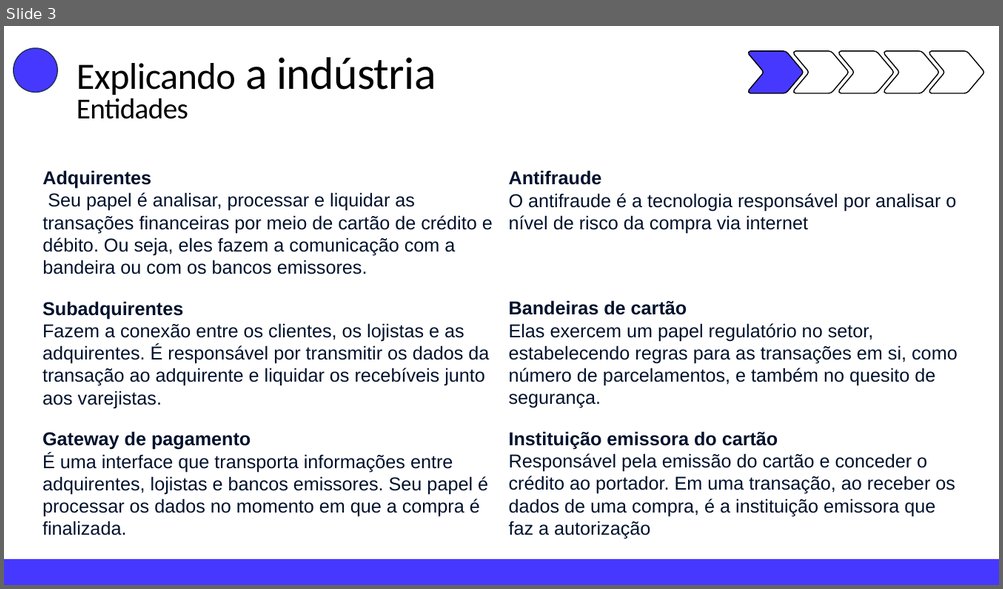
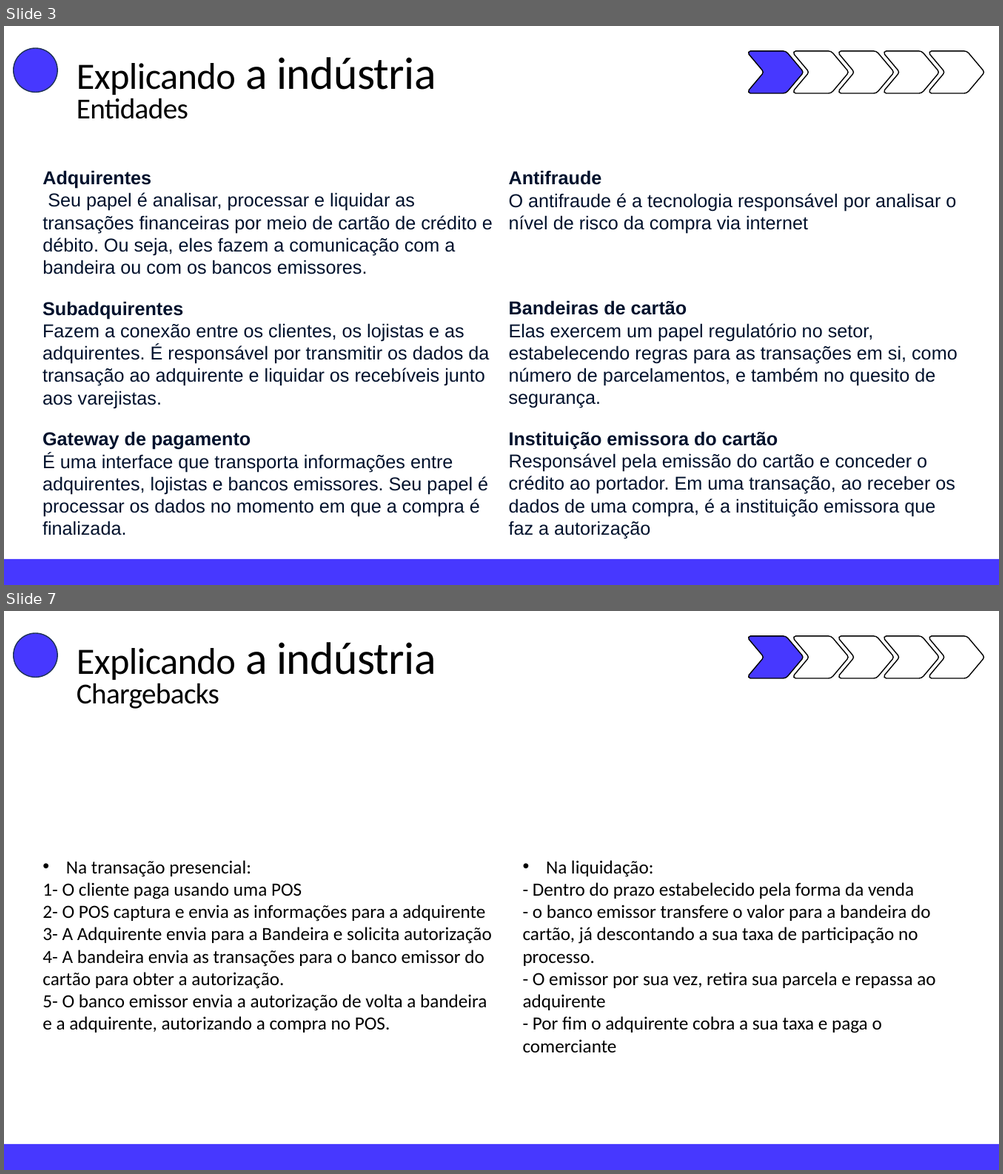
Before and after one commit to andreggalvao/CloudWalk-test, a slide deck: PPT-Teste.pptx. Shown one above the other, each under a label of ours: slide 3 before the commit, slides 3 and 7 after it; the slides between them are not shown. The pictures are 1003x589 and 1003x1174 pixels, drawn with LibreOffice and Linux fonts; fonts in the diff are those of the drawing. Boxes give left, top, right and bottom in pixels: in the first picture for what was removed or moved away, otherwise in the second. Text is boxed around its words. In the diff, an @@ line names an element or a change of style, - is before the commit and + after.

```diff
--- a/PPT-Teste.pptx
+++ b/PPT-Teste.pptx
@@ slide 7 added at (x1=4, y1=611, x2=999, y2=1170), background #FFFFFF @@
@@ ellipse added at (x1=14, y1=633, x2=58, y2=678), fill #4738FF, outline #1E3256 1 pt @@
@@ text added at (x1=77, y1=642, x2=435, y2=680), 36 pt, text #000000 @@
+Explicando a indústria
@@ freeform shape added at (x1=748, y1=636, x2=802, y2=679), fill #4738FF, outline #000000 1 pt @@
@@ freeform shape added at (x1=794, y1=636, x2=848, y2=679), fill #FFFFFF, outline #000000 1 pt @@
@@ freeform shape added at (x1=839, y1=636, x2=893, y2=679), fill #FFFFFF, outline #000000 1 pt @@
@@ freeform shape added at (x1=884, y1=636, x2=938, y2=679), fill #FFFFFF, outline #000000 1 pt @@
@@ freeform shape added at (x1=929, y1=636, x2=984, y2=679), fill #FFFFFF, outline #000000 1 pt @@
@@ text added at (x1=77, y1=679, x2=219, y2=709), 28 pt, text #000000 @@
+Chargebacks
@@ text added at (x1=42, y1=860, x2=492, y2=1033), 18 pt, text #000000 @@
+• Na transação presencial:
+1- O cliente paga usando uma POS
+2- O POS captura e envia as informações para a adquirente
+3- A Adquirente envia para a Bandeira e solicita autorização
+4- A bandeira envia as transações para o banco emissor do cartão para obter a autorização.
+5- O banco emissor envia a autorização de volta a bandeira e a adquirente, autorizando a compra no POS.
@@ text added at (x1=523, y1=860, x2=935, y2=1053), 18 pt, text #000000 @@
+• Na liquidação:
+- Dentro do prazo estabelecido pela forma da venda
+- o banco emissor transfere o valor para a bandeira do cartão, já descontando a sua taxa de participação no processo.
+- O emissor por sua vez, retira sua parcela e repassa ao adquirente
+- Por fim o adquirente cobra a sua taxa e paga o comerciante
@@ rectangle added at (x1=4, y1=1145, x2=999, y2=1170), fill #4738FF @@
```
Also in this commit, not shown: 2 slides changed, 2 other slides added, 1 other file.
